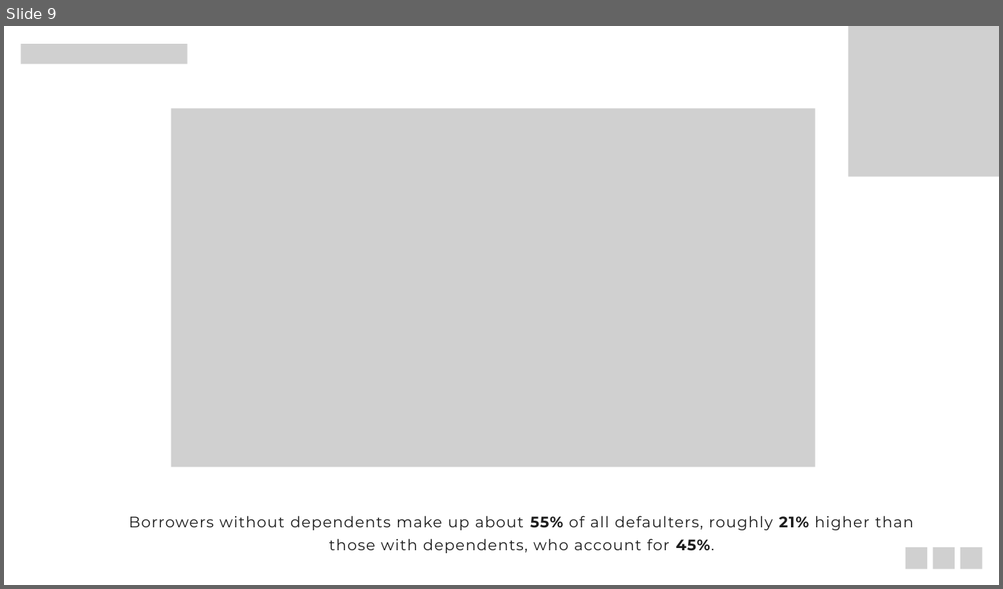
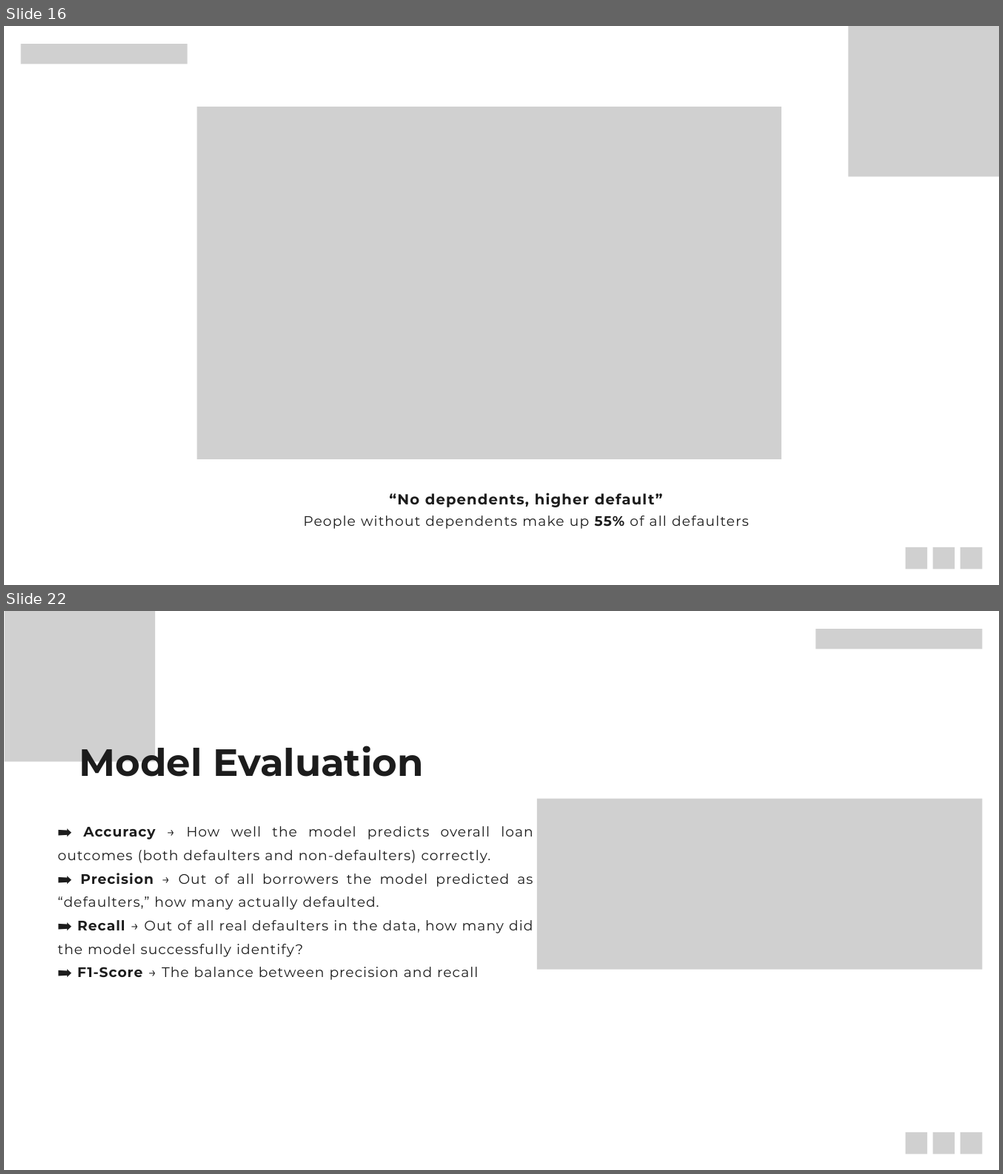
Before and after one commit to aliraza-data/Loan-Default-Risk-Analysis, a slide deck: Presentation/Project_Presentation.pptx. Shown one above the other, each under a label of ours: slide 9 before the commit, slides 16 and 22 after it; the slides between them are not shown. The pictures are 1003x589 and 1003x1174 pixels, drawn with LibreOffice and Linux fonts; fonts in the diff are those of the drawing; grey boxes stand for pictures. Boxes give left, top, right and bottom in pixels: in the first picture for what was removed or moved away, otherwise in the second. Text is boxed around its words. In the diff, an @@ line names an element or a change of style, - is before the commit and + after.

```diff
--- a/Presentation/Project_Presentation.pptx
+++ b/Presentation/Project_Presentation.pptx
@@ slide 22 added at box(4, 611, 999, 1170), background #FFFFFF @@
@@ picture added at box(5, 611, 155, 762) @@
@@ picture added at box(815, 629, 982, 649) @@
@@ text added at box(79, 739, 424, 785), 55 pt, text #1C1C1C, bold @@
+Model Evaluation
@@ picture added at box(537, 798, 982, 970) @@
@@ text added at box(58, 826, 532, 980), 19.9 pt, text #1C1C1C @@
+➡ Accuracy → How well the model predicts overall loan outcomes (both defaulters and non-defaulters) correctly.
+➡ Precision → Out of all borrowers the model predicted as “defaulters,” how many actually defaulted.
+➡ Recall → Out of all real defaulters in the data, how many did the model successfully identify?
+➡ F1-Score → The balance between precision and recall
@@ picture added at box(905, 1133, 927, 1154) @@
@@ picture added at box(933, 1133, 954, 1154) @@
@@ picture added at box(960, 1133, 982, 1154) @@
@@ what was slide 9 is now slide 16 @@
@@ slide 16 changed as well @@
@@ picture: place and size @@
-picture at box(171, 109, 814, 468)
+picture at box(197, 107, 781, 460)
@@ text at box(303, 493, 748, 529): text changed; size 22 to 20 pt @@
-Borrowers without dependents make up about 55% of all defaulters, roughly 21% higher than those with dependents, who account for 45%.
+“No dependents, higher default”
+People without dependents make up 55% of all defaulters
```
Also in this commit, not shown: 5 other slides changed, 19 other slides added, 9 slides removed.
